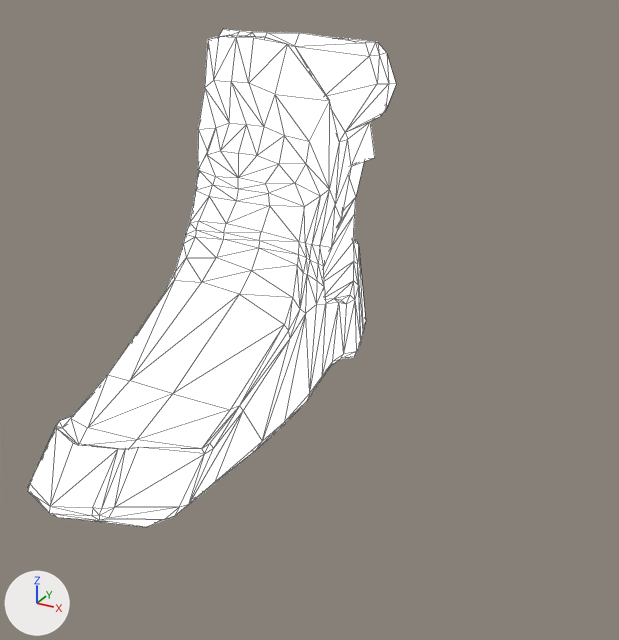
Two versions of the glTF model foot/Divine_Slippers/divine_slippers.glb, one commit apart.
Both versions are drawn from a 50 mm lens placed at (0.181, -0.382, 0.231), pointed at (0.001, -0.054, 0.067). Every picture has the same lights, and +X, +Y and +Z are marked at lower left. Mesh edges are drawn as thin lines. Where no turn or scale is listed for an object, it has been applied to the vertices. Vertices at the same position are counted once.

In view in the first picture: 'divine_slippers'.
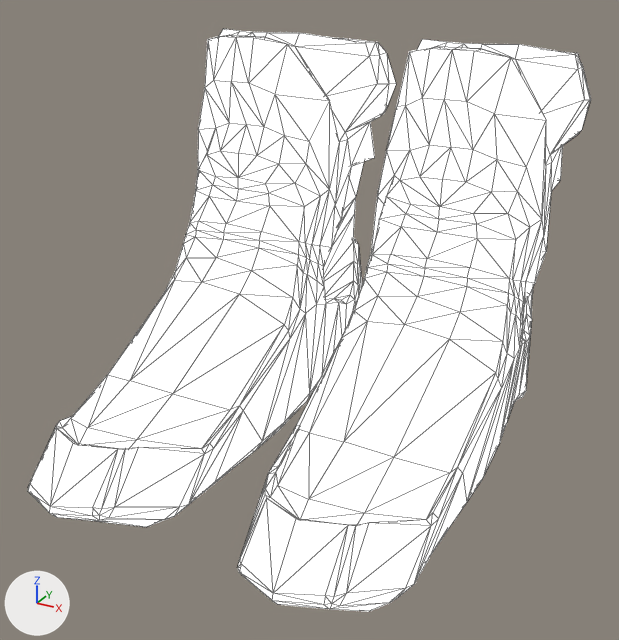
Where the newer file only moved an object's origin or applied its transform, the numbers keep the older frame.

What changed in the scene script:
```text
Change me_shoe_var1_vert_006:
    where me_shoe_var1_vert_006.from_pydata(...)  # 361 vertices, 708 faces; spans x -0.149..-0.065, y -0.147..0.124, z -0.065..0.134
    used by ob_divine_slippers; location = (0.0535, -0.0306, 0.0581)
    me_shoe_var1_vert_006 part 1: the loose piece of 361 vertices spanning x -0.149..-0.065, y -0.147..0.124, z -0.065..0.134 is copied, and the copy is mirrored in x about its middle, then moved by (0.107, 0.0, 0.0); it spans x -0.042..0.042, y -0.147..0.124, z -0.065..0.134
```

Pixel boxes [x1, y1, x2, y2] of what changed, in the pictures (619 x 640 px):
'divine_slippers', reshaped (53% wider, 17% taller)
    before: [28, 29, 396, 527]
    after: [28, 29, 591, 612]
part 1 of me_shoe_var1_vert_006, added
    after: [237, 39, 591, 612]
